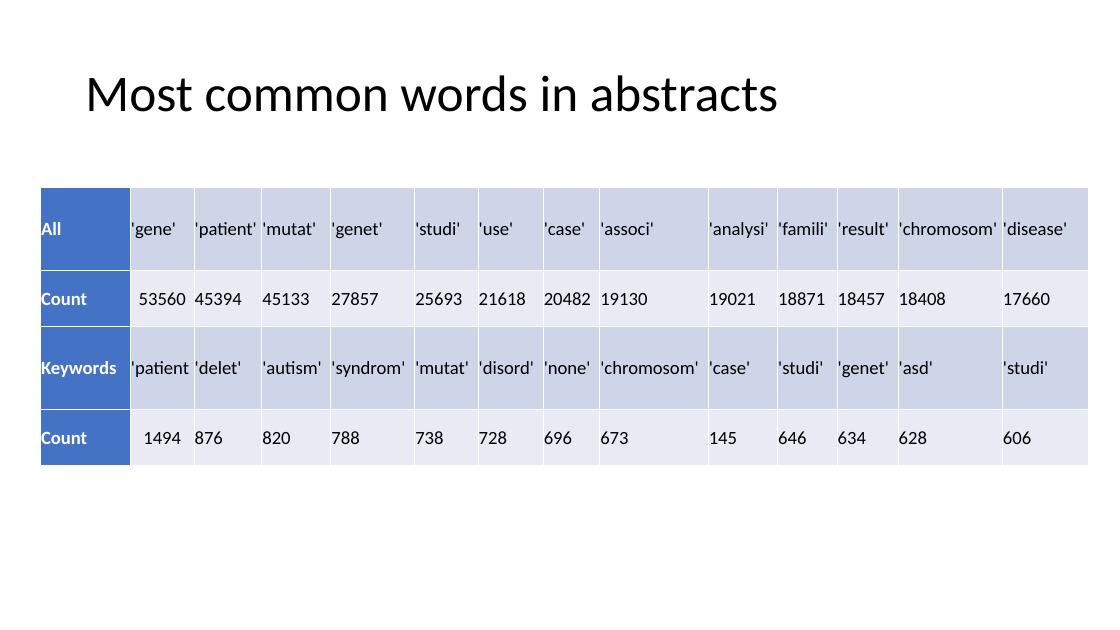
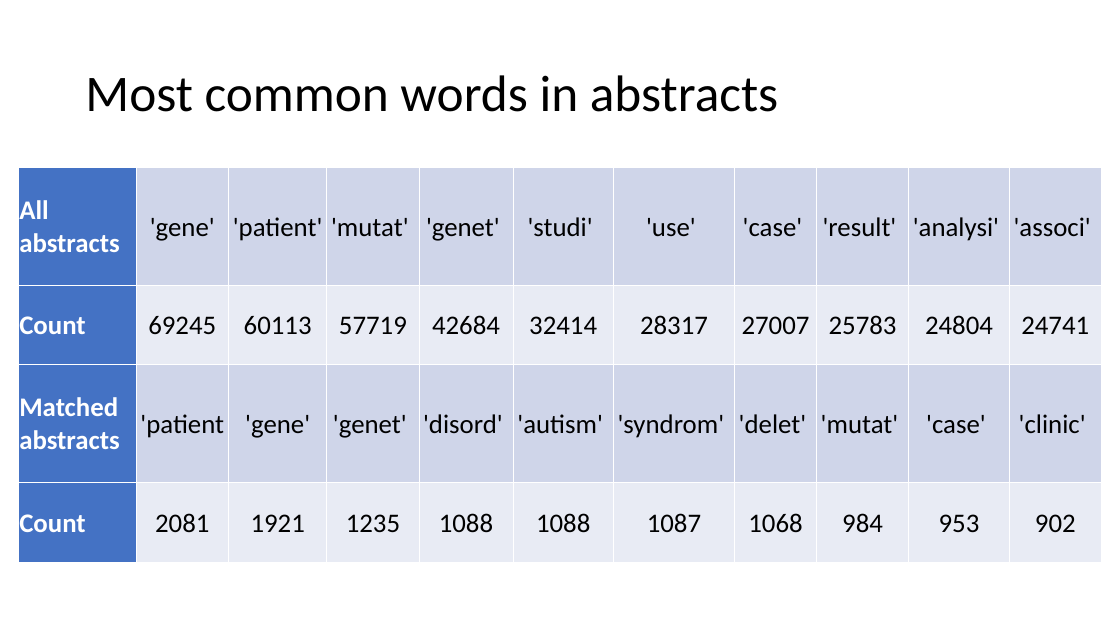
Before and after one commit to UKDataServiceOpen/Person_Identy_First_Language, a slide deck: slide 2 of 2023_Second_analysis/Slides/Results_slides.pptx (slide 1 before the commit). Drawn at 1120x630 pixels with LibreOffice and Linux fonts; fonts in the diff are those of the drawing. Boxes give left, top, right and bottom in pixels: in the first picture for what was removed or moved away, otherwise in the second. Text is boxed around its words. In the diff, an @@ line names an element or a change of style, - is before the commit and + after.

Commit message:
JK updated slides with new abstract counts and word counts

```diff
--- a/2023_Second_analysis/Slides/Results_slides.pptx
+++ b/2023_Second_analysis/Slides/Results_slides.pptx
@@ table at [18, 168, 1102, 563] @@
-column 1: All | Count | Keywords | Count
-column 2: 'gene' | 53560 | 'patient | 1494
-column 3: 'patient' | 45394 | 'delet' | 876
-column 4: 'mutat' | 45133 | 'autism' | 820
-column 5: 'genet' | 27857 | 'syndrom' | 788
-column 6: 'studi' | 25693 | 'mutat' | 738
-column 7: 'use' | 21618 | 'disord' | 728
-column 8: 'case' | 20482 | 'none' | 696
-column 9: 'associ' | 19130 | 'chromosom' | 673
-column 10: 'analysi' | 19021 | 'case' | 145
-column 11: 'famili' | 18871 | 'studi' | 646
-column 12: 'result' | 18457 | 'genet' | 634
-column 13: 'chromosom' | 18408 | 'asd' | 628
-column 14: 'disease' | 17660 | 'studi' | 606
+column 1: All abstracts | Count | Matched abstracts | Count
+column 2: 'gene' | 69245 | 'patient | 2081
+column 3: 'patient' | 60113 | 'gene' | 1921
+column 4: 'mutat' | 57719 | 'genet' | 1235
+column 5: 'genet' | 42684 | 'disord' | 1088
+column 6: 'studi' | 32414 | 'autism' | 1088
+column 7: 'use' | 28317 | 'syndrom' | 1087
+column 8: 'case' | 27007 | 'delet' | 1068
+column 9: 'result' | 25783 | 'mutat' | 984
+column 10: 'analysi' | 24804 | 'case' | 953
+column 11: 'associ' | 24741 | 'clinic' | 902
@@ table: place and size @@
-table at [40, 187, 1089, 466]
+table at [18, 168, 1102, 563]
```
Also in this commit, not shown: 2 slides added, 2 other files.
